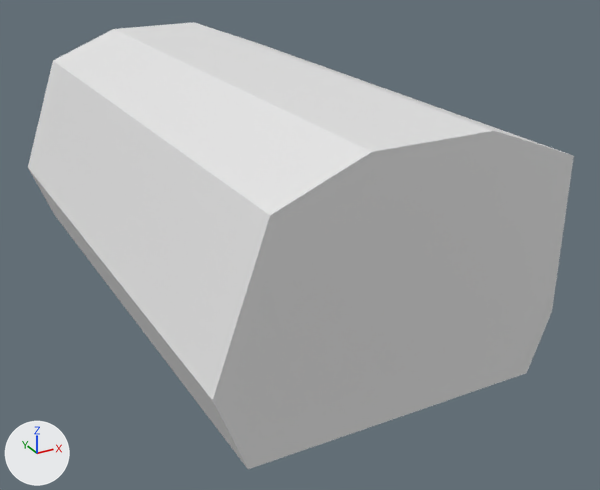
Renders of the FBX model Assets/Graph/Meshes/Blockout/SMB_groundDetail_B.fbx from each side of a commit.
Camera for both pictures: a camera (50 mm lens) standing at (-5.85, -17.79, 4.9) and looking at (0.68, -5.91, -1.04). Lighting does not change. The marker at lower left points along +X, +Y and +Z. Where no turn or scale is listed for an object, it has been applied to the vertices.

The first picture shows 'SMB_groundDetail_B'.
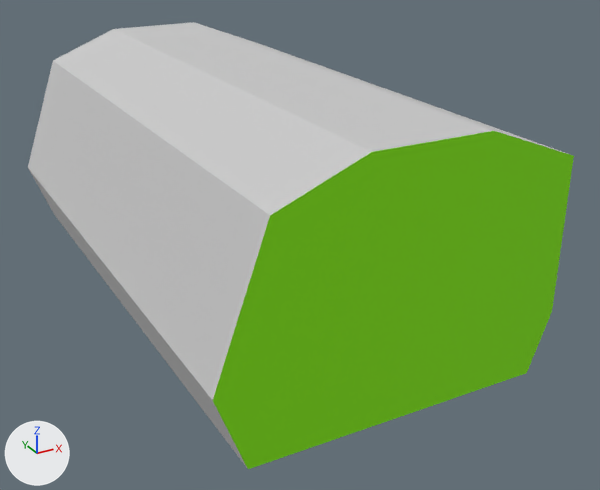
Where the change shows, as pixel boxes [x1, y1, x2, y2] in the pictures (600 x 490 px):
part 1 of me_mesh, recoloured (white to grey): [28, 22, 568, 469] in both
part 2 of me_mesh, recoloured (grey to green): [213, 131, 574, 469] in both

Edits to the bpy script that builds the scene:
```text
Add mat_rock:
    mat_rock = principled_material('rock')
    mat_rock.base_color = (0.588, 0.588, 0.588)  # light grey #cacaca
    mat_rock.roughness = 0.859
Add mat_grass:
    mat_grass = principled_material('Grass')
    mat_grass.base_color = (0.243, 0.867, 0.0)  # green #87ef00
    mat_grass.roughness = 0.859
Change me_mesh:
    where me_mesh.from_pydata(...)  # 16 vertices, 28 faces; spans x -2.75..2.72, y -10.0..0.0, z -1.94..1.99
    used by ob_smb_grounddetail_b; location = (0.0, 0.0, 0.0)
    me_mesh part 1: all 16 faces centred in x -2.61..2.72, y -6.67..-3.33, z -1.94..1.99 switch from no material to mat_rock (light grey #cacaca)
    me_mesh part 2: all 12 faces centred in x -0.91..2.22, y -10.0..0.0, z -1.55..0.82 switch from no material to mat_grass (green #87ef00)
```
